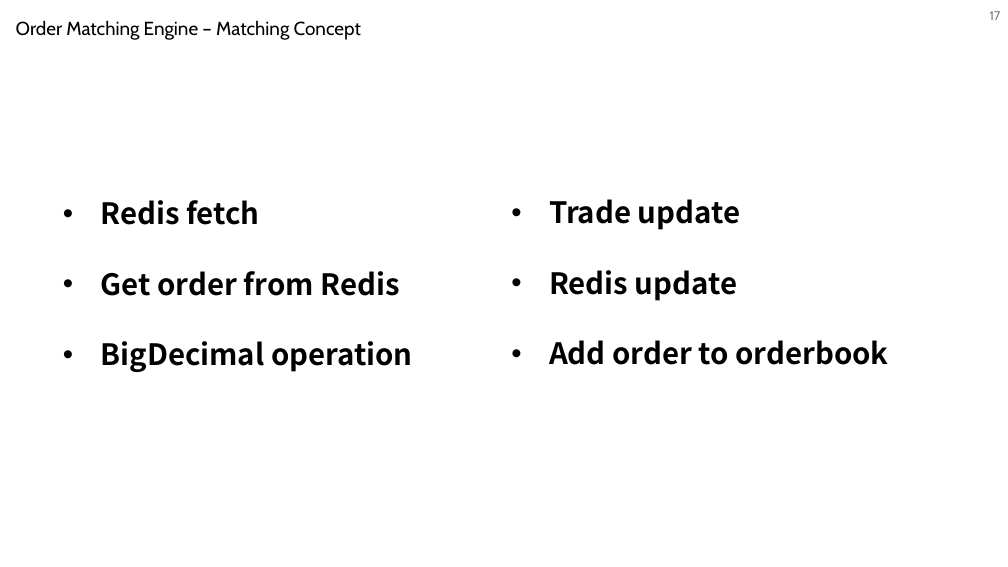
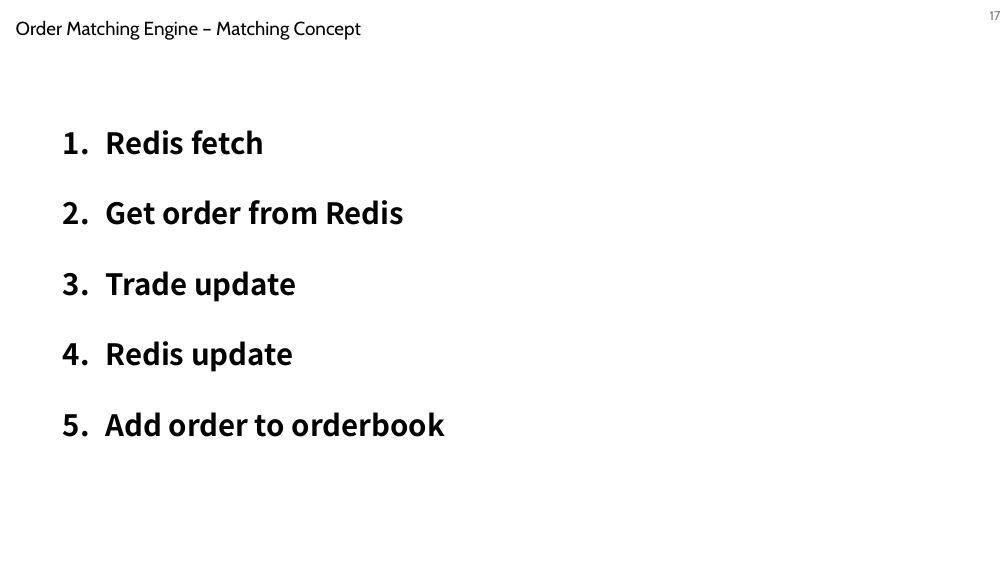
Before and after one commit to TerryChengTW/Dc3n, a slide deck: slide 17 of matching.pptx. Drawn at 1008x567 pixels with LibreOffice and Linux fonts; fonts in the diff are those of the drawing. Boxes give left, top, right and bottom in pixels: in the first picture for what was removed or moved away, otherwise in the second. Text is boxed around its words. In the diff, an @@ line names an element or a change of style, - is before the commit and + after.

```diff
--- a/matching.pptx
+++ b/matching.pptx
@@ text "Redis fetch": place and size @@
-text "Redis fetch" at (101, 200, 413, 372)
+text "Redis fetch" at (105, 130, 445, 437)
@@ text at (105, 130, 404, 225): bullet • to 1. @@
@@ text removed at (549, 199, 889, 365) @@
-• Trade update
-• Redis update
-• Add order to orderbook
@@ text at (105, 271, 445, 437): text changed @@
-• BigDecimal operation
+3. Trade update
+4. Redis update
+5. Add order to orderbook
```
Also in this commit, not shown: 20 other slides changed, 4 slides added, 4 slides removed.
